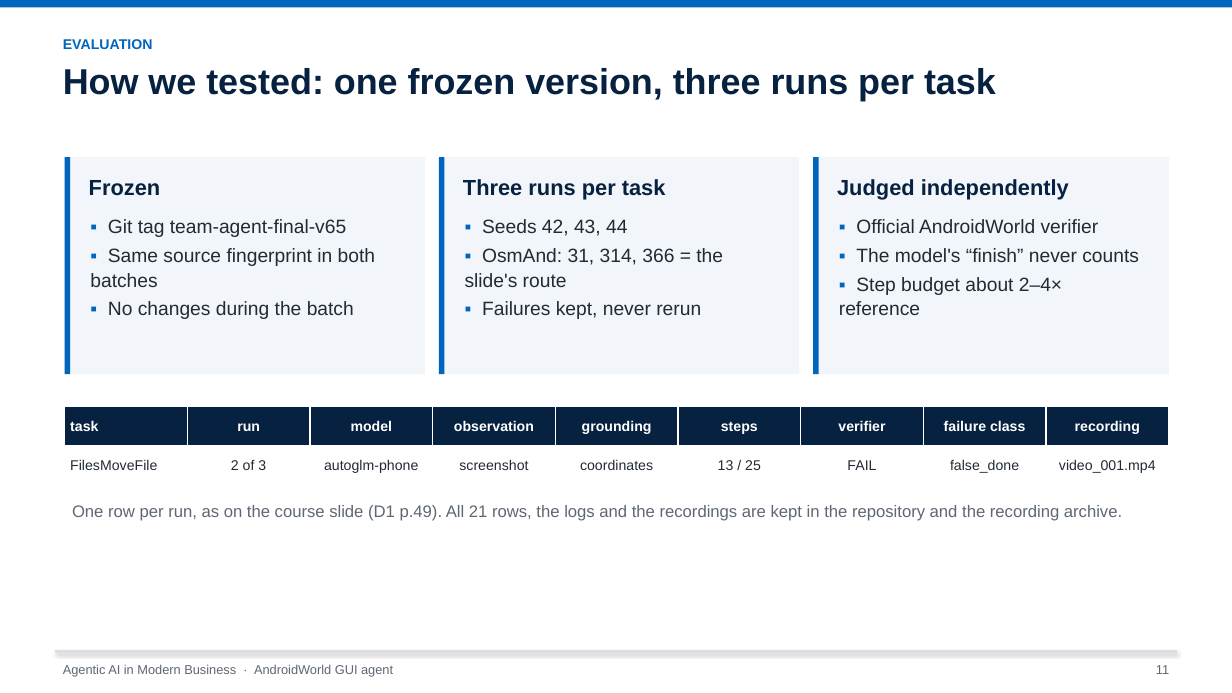
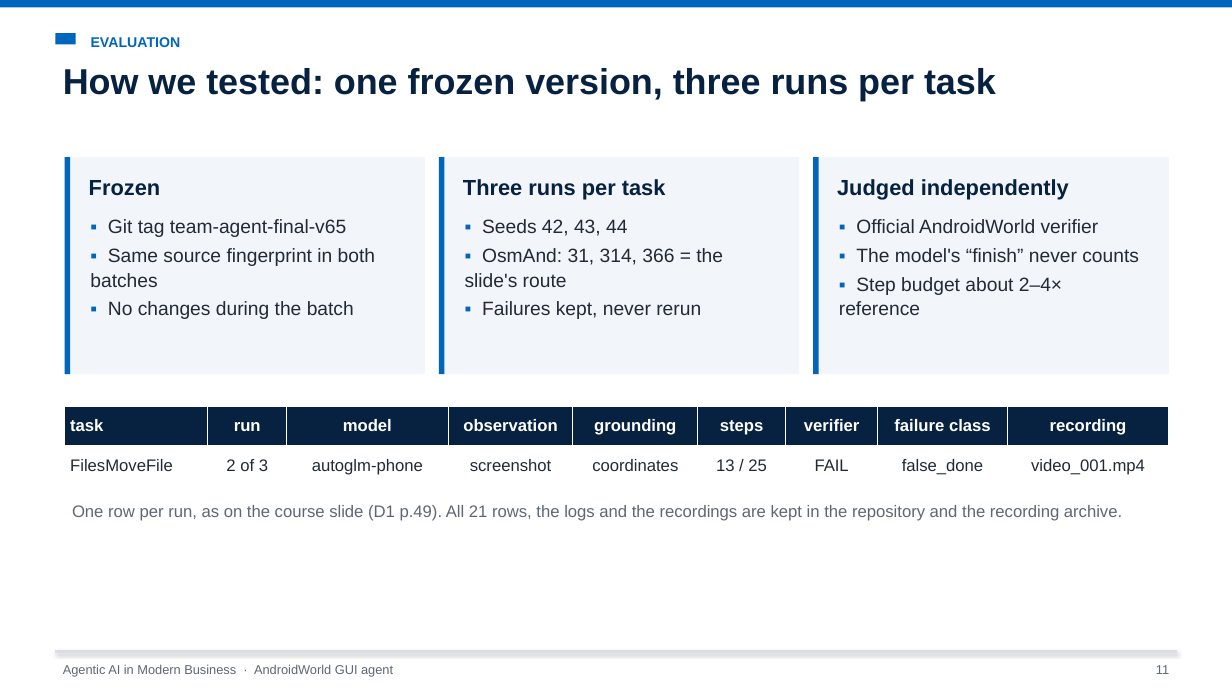
Before and after one commit to Chenschenschen/androidworld-gui-agent, a slide deck: slide 11 of presentation/AndroidWorld_GUI_Agent_Presentation.pptx. Drawn at 1232x693 pixels with LibreOffice and Linux fonts; fonts in the diff are those of the drawing. Boxes give left, top, right and bottom in pixels: in the first picture for what was removed or moved away, otherwise in the second. Text is boxed around its words. In the diff, an @@ line names an element or a change of style, - is before the commit and + after.

```diff
--- a/presentation/AndroidWorld_GUI_Agent_Presentation.pptx
+++ b/presentation/AndroidWorld_GUI_Agent_Presentation.pptx
@@ text "EVALUATION": place and size @@
-text "EVALUATION" at (63,39,153,49)
+text "EVALUATION" at (91,37,181,47)
@@ rectangle added at (55,33,76,44), fill #0065BD @@
@@ table at (65,407,1169,485) @@
@@ size 11 to 13 pt @@
```
Also in this commit, not shown: 25 other slides changed, 2 other files.
